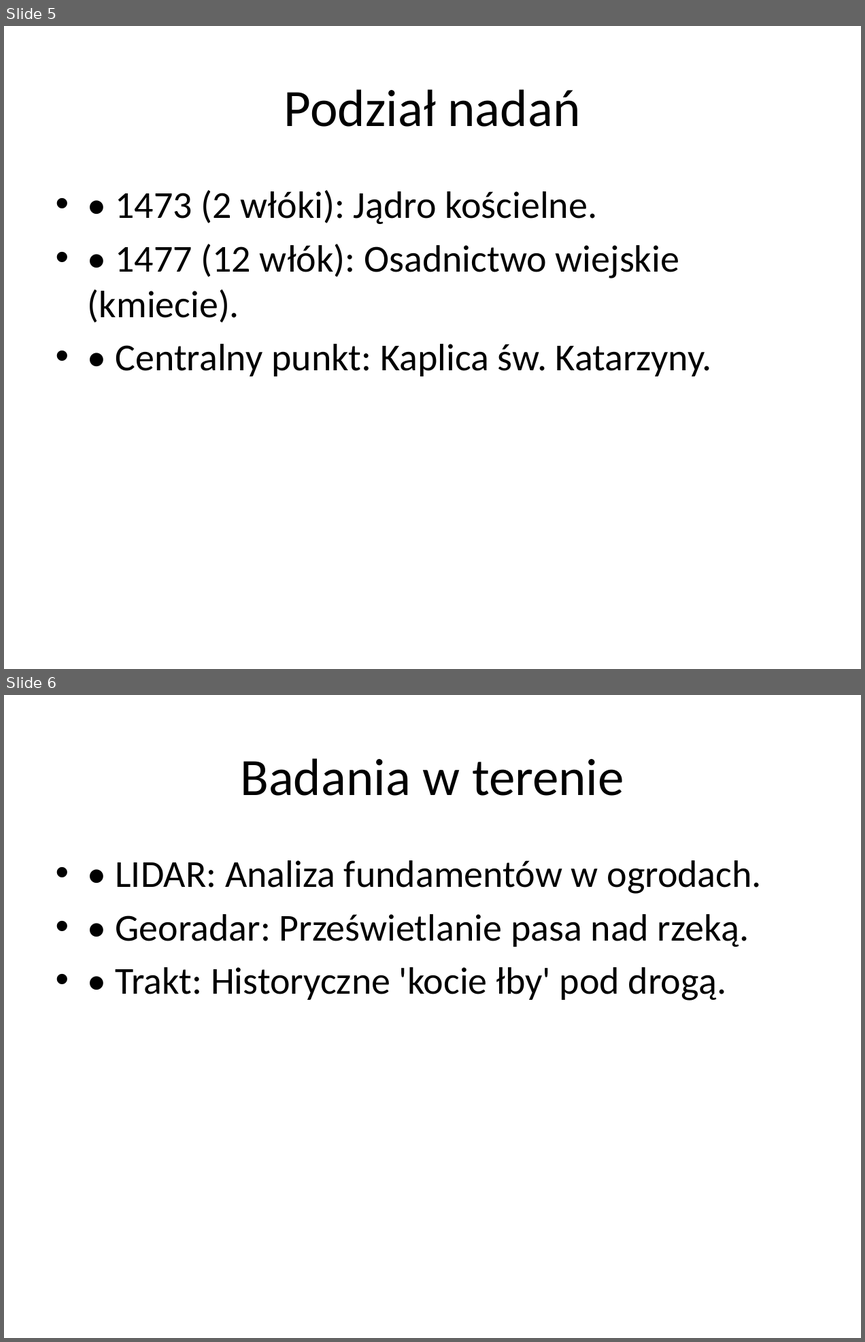
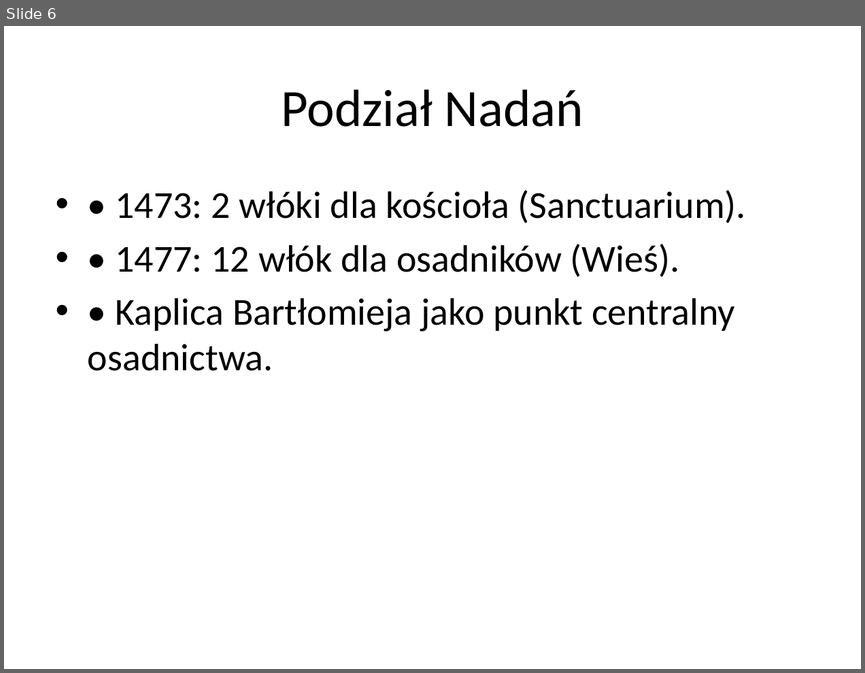
Before and after one commit to lindi2k23-eng/pustel, a slide deck: Analiza_Historyczno-Badawcza_Najnowszego Pustelnika170520266.pptx. Shown one above the other, each under a label of ours: slides 5 and 6 before the commit, slide 6 after it. The pictures are 865x1342 and 865x673 pixels, drawn with LibreOffice and Linux fonts; fonts in the diff are those of the drawing. Boxes give left, top, right and bottom in pixels: in the first picture for what was removed or moved away, otherwise in the second. Text is boxed around its words. In the diff, an @@ line names an element or a change of style, - is before the commit and + after.

```diff
--- a/Analiza_Historyczno-Badawcza_Najnowszego Pustelnika170520266.pptx
+++ b/Analiza_Historyczno-Badawcza_Najnowszego Pustelnika170520266.pptx
@@ slide 6 removed at (4, 695, 861, 1338), background #FFFFFF @@
@@ title removed at (240, 758, 624, 796) @@
-Badania w terenie
@@ text removed at (115, 860, 762, 1000) @@
-• • LIDAR: Analiza fundamentów w ogrodach.
-• • Georadar: Prześwietlanie pasa nad rzeką.
-• • Trakt: Historyczne 'kocie łby' pod drogą.
@@ what was slide 5 is now slide 6 @@
@@ slide 6 changed as well @@
@@ title at (281, 89, 583, 127): text changed @@
-Podział nadań
+Podział Nadań
@@ text at (88, 190, 746, 371): text changed @@
-• • 1473 (2 włóki): Jądro kościelne.
-• • 1477 (12 włók): Osadnictwo wiejskie (kmiecie).
-• • Centralny punkt: Kaplica św. Katarzyny.
+• • 1473: 2 włóki dla kościoła (Sanctuarium).
+• • 1477: 12 włók dla osadników (Wieś).
+• • Kaplica Bartłomieja jako punkt centralny osadnictwa.
```
Also in this commit, not shown: 2 other slides changed, 3 slides added, 2 other slides removed, 2 other files.
